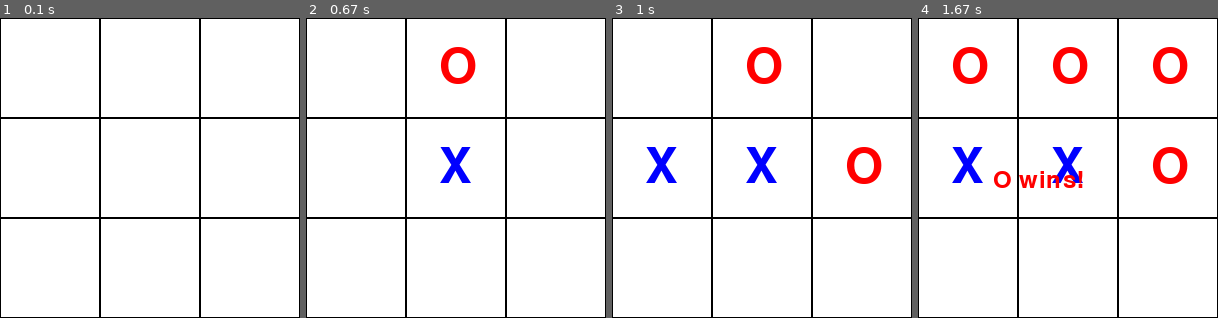
Above: before the commit, frames 1-4 (left to right).
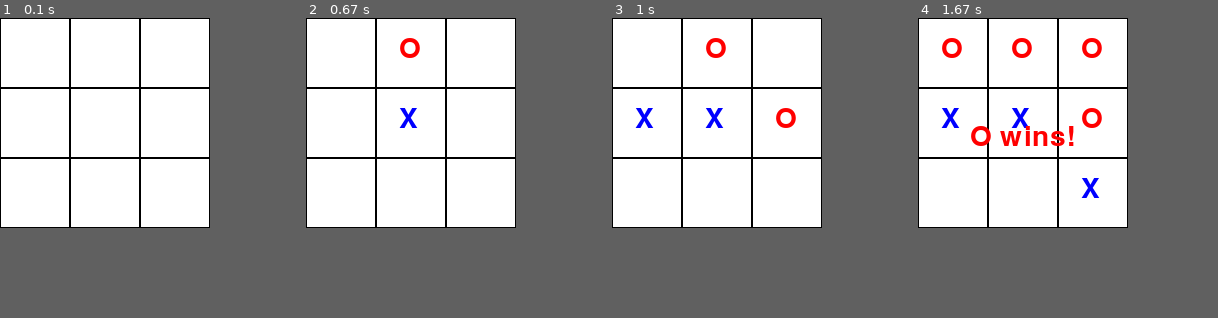
Above: after the commit, the same moments.

Repository: i0z0m/tic-tac-toe-pygame
Game: pygame game, started from src/tic_tac_toe_pygame/main.py
The game is run twice, just before and just after one commit, with the same random seed, the same clock (stepped at 60 frames per second) and the same inputs.
Inputs (mouse positions are in pixels of both pictures, inside the frame that each line leads up to):
- Up to frame 1 (0.1 s): no input
- Up to frame 2 (0.67 s): click (411, 123) at 0.38 s
- Up to frame 3 (1 s): click (666, 123) at 0.72 s
- Up to frame 4 (1.67 s): click (1098, 198) at 1.05 s; click (1026, 51) at 1.38 s
In our replay, the window is 300x300 before the commit and 210x210 after it. These sizes can differ from the game's own. Grey fills any space a smaller window leaves; there, only what the larger window draws over its background counts as a difference.

The runs differ from the first frame. In frame 1, 5.7% of the frame differs, in the area x 0-100%, y 0-100%; in frame 2, 7.4%; in frame 3, 9.2%; in frame 4, 13%.

Commit message:
resize board and font

Diff:
--- a/src/tic_tac_toe_pygame/main.py
+++ b/src/tic_tac_toe_pygame/main.py
@@ -5,11 +5,12 @@
 import asyncio
 
 # Constants
-WIDTH = 300
-HEIGHT = 300
+WIDTH = 210
+HEIGHT = 210
 ROWS = 3
 COLS = 3
 CELL_SIZE = WIDTH // COLS
+FONT_SIZE = WIDTH // 5
 BLACK = (0, 0, 0)
 RED = (255, 0, 0)
 BLUE = (0, 0, 255)
@@ -77,7 +78,7 @@
             symbol = board[row][col]
             if symbol != ' ':
                 color = BLUE if symbol == 'X' else RED
-                font = pygame.font.Font(None, 72)
+                font = pygame.font.Font(None, FONT_SIZE)
                 text = font.render(symbol, True, color)
                 screen.blit(text, (col * CELL_SIZE + CELL_SIZE //
                             3, row * CELL_SIZE + CELL_SIZE // 4))
@@ -85,7 +86,7 @@
 
 def display_winner(screen: pygame.Surface, winner: str) -> None:
     text_color = BLUE if winner == 'X' else RED if winner == 'O' else BLACK
-    font = pygame.font.Font(None, 36)
+    font = pygame.font.Font(None, FONT_SIZE)
     text = font.render(f"{winner} wins!" if winner != 'Draw' else "It's a Draw!", True, text_color)
     screen.blit(text, (WIDTH // 4, HEIGHT // 2))
 
